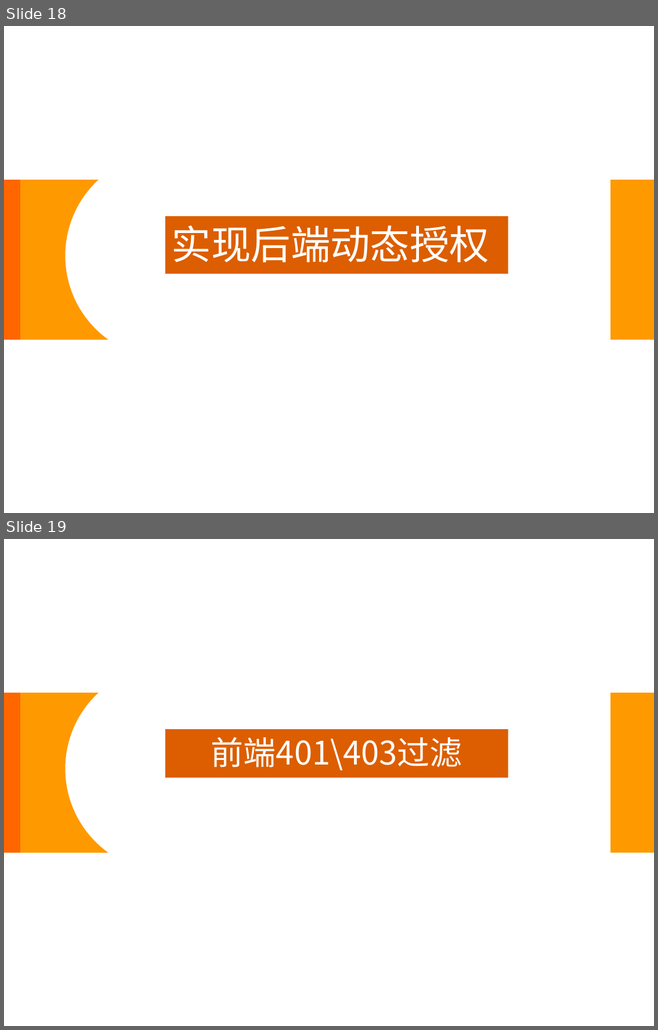
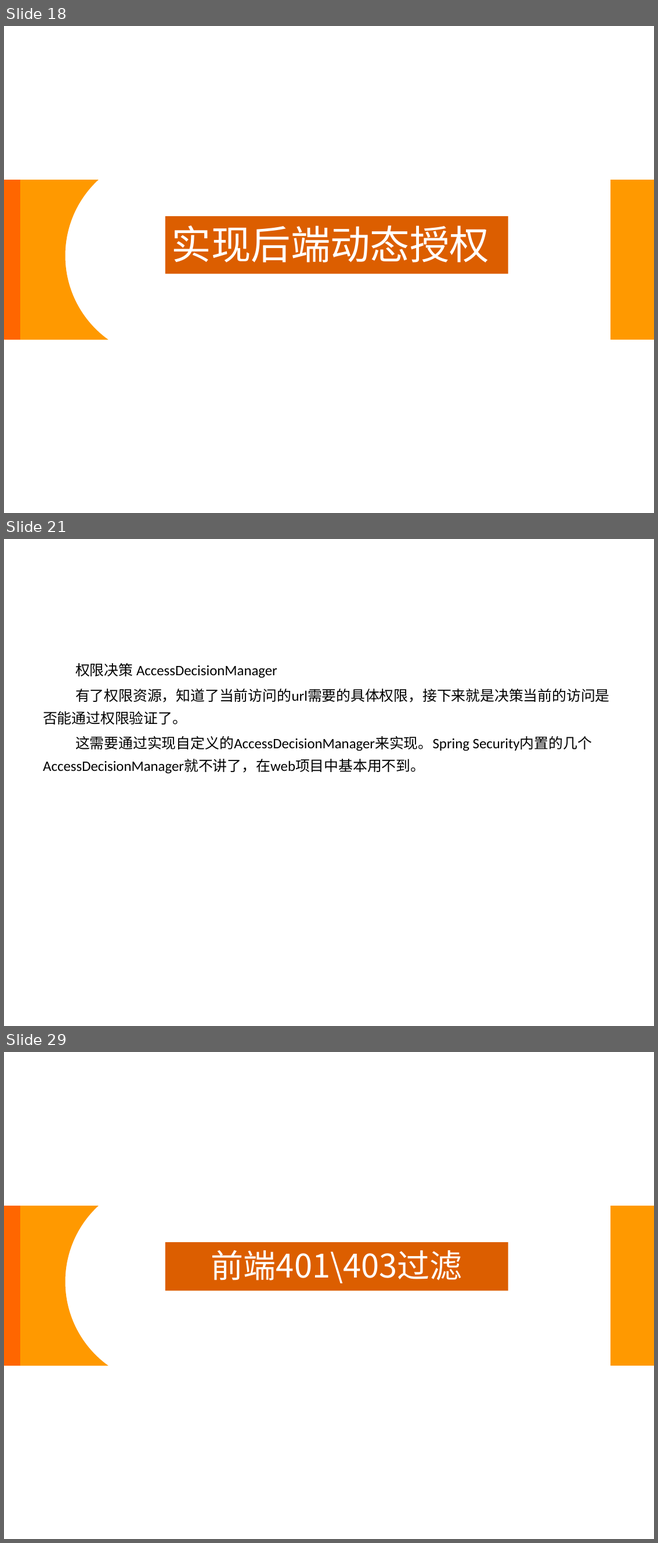
Before and after one commit to wmz6762/security-demo, a slide deck: Spring Security.pptx. Shown one above the other, each under a label of ours: slides 18 and 19 before the commit, slides 18, 21 and 29 after it; the slides between them are not shown. The pictures are 658x1030 and 658x1543 pixels, drawn with LibreOffice and Linux fonts; fonts in the diff are those of the drawing; background and template pictures are left out. Boxes give left, top, right and bottom in pixels: in the first picture for what was removed or moved away, otherwise in the second. Text is boxed around its words. In the diff, an @@ line names an element or a change of style, - is before the commit and + after.

```diff
--- a/Spring Security.pptx
+++ b/Spring Security.pptx
@@ slide 21 added at (4,539,654,1026), background picture (left out) @@
@@ text added at (43,663,610,774), 16 pt, text #000000 @@
+权限决策 AccessDecisionManager
+有了权限资源，知道了当前访问的url需要的具体权限，接下来就是决策当前的访问是否能通过权限验证了。
+这需要通过实现自定义的AccessDecisionManager来实现。Spring Security内置的几个AccessDecisionManager就不讲了，在web项目中基本用不到。
@@ what was slide 19 is now slide 29 @@
```
Also in this commit, not shown: 9 other slides added, 1 other file.
